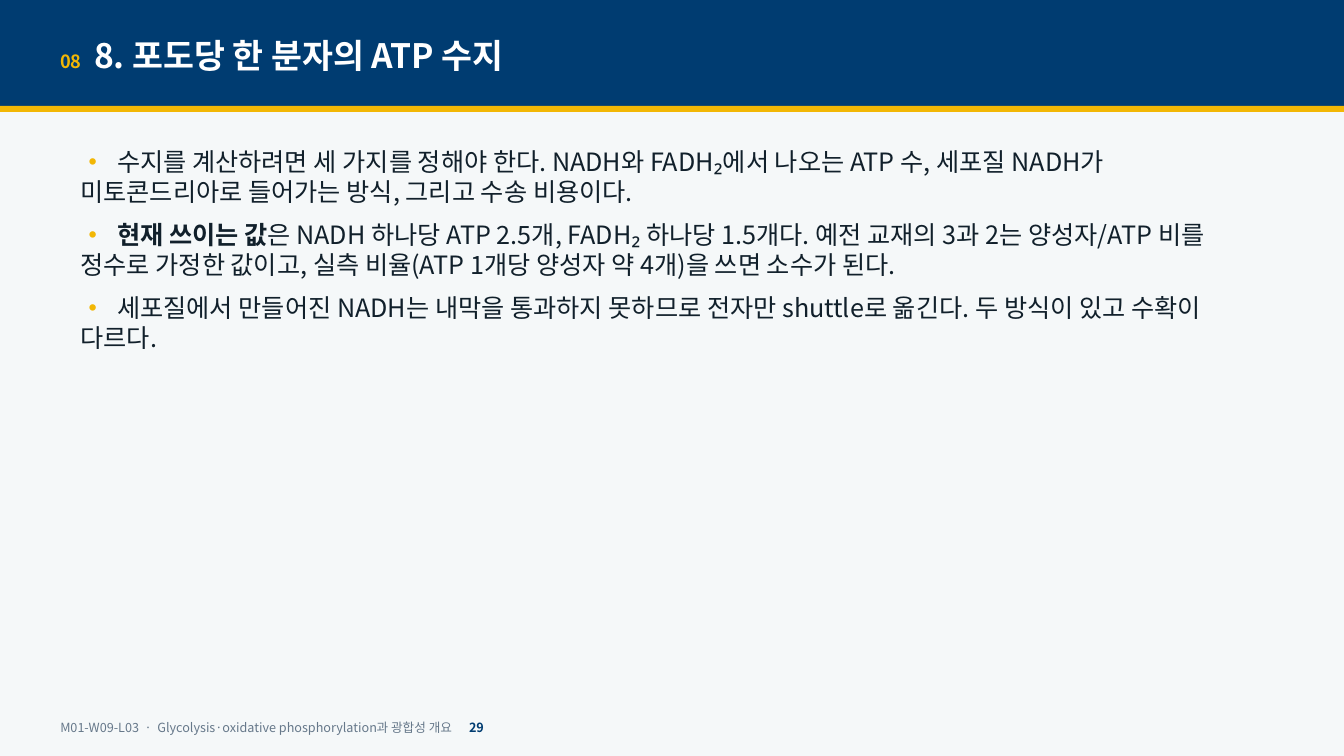
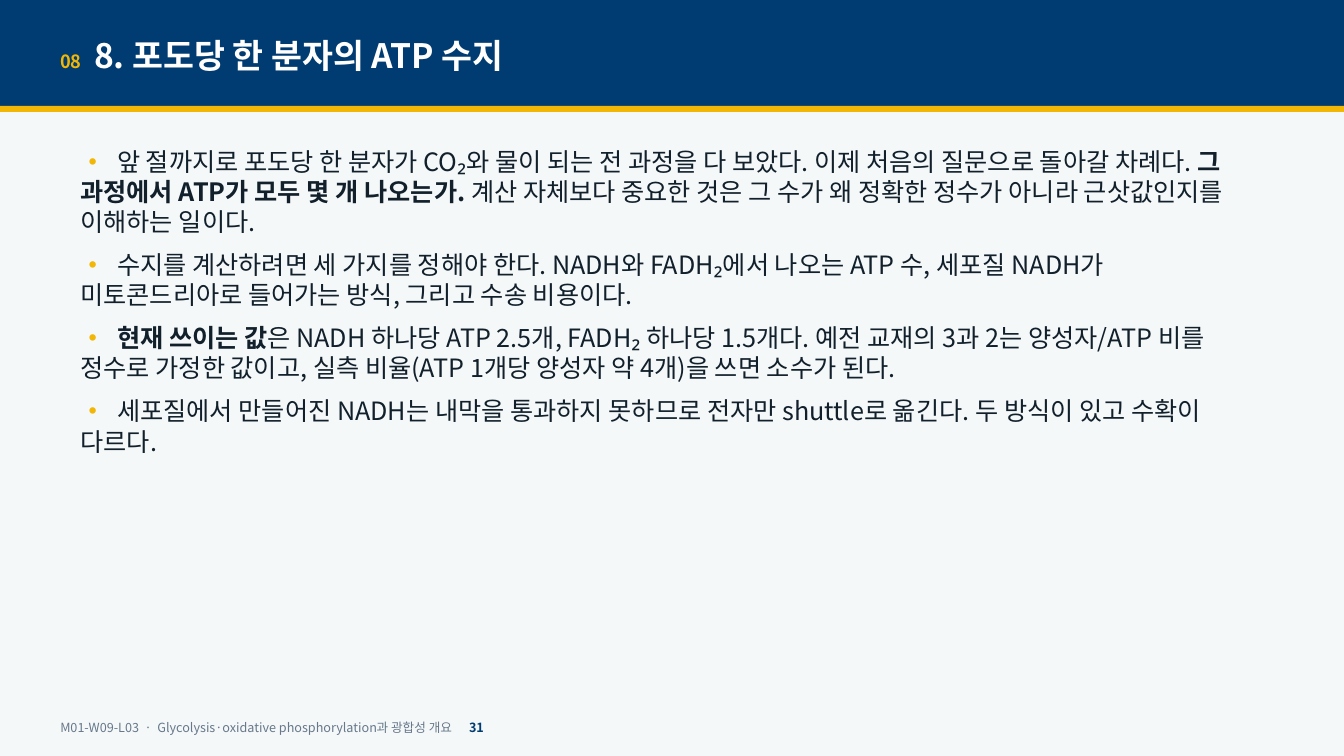
Before and after one commit to hoperiasd2/hoperiasd2.github.io, a slide deck: slide 31 of curriculum/M01/W09/L03/slides.pptx (slide 29 before the commit). Drawn at 1344x756 pixels with LibreOffice and Linux fonts; fonts in the diff are those of the drawing. Boxes give left, top, right and bottom in pixels: in the first picture for what was removed or moved away, otherwise in the second. Text is boxed around its words. In the diff, an @@ line names an element or a change of style, - is before the commit and + after.

```diff
--- a/curriculum/M01/W09/L03/slides.pptx
+++ b/curriculum/M01/W09/L03/slides.pptx
@@ text at <box>80,150,1223,233</box>: paragraph added @@
+• 앞 절까지로 포도당 한 분자가 CO₂와 물이 되는 전 과정을 다 보았다. 이제 처음의 질문으로 돌아갈 차례다. 그 과정에서 ATP가 모두 몇 개 나오는가. 계산 자체보다 중요한 것은 그 수가 왜 정확한 정수가 아니라 근삿값인지를 이해하는 일이다.
@@ text at <box>60,721,484,735</box>: text changed @@
-M01-W09-L03 · Glycolysis·oxidative phosphorylation과 광합성 개요 29
+M01-W09-L03 · Glycolysis·oxidative phosphorylation과 광합성 개요 31
```
Also in this commit, not shown: 49 other slides changed, 2 slides added, 9 other files.
